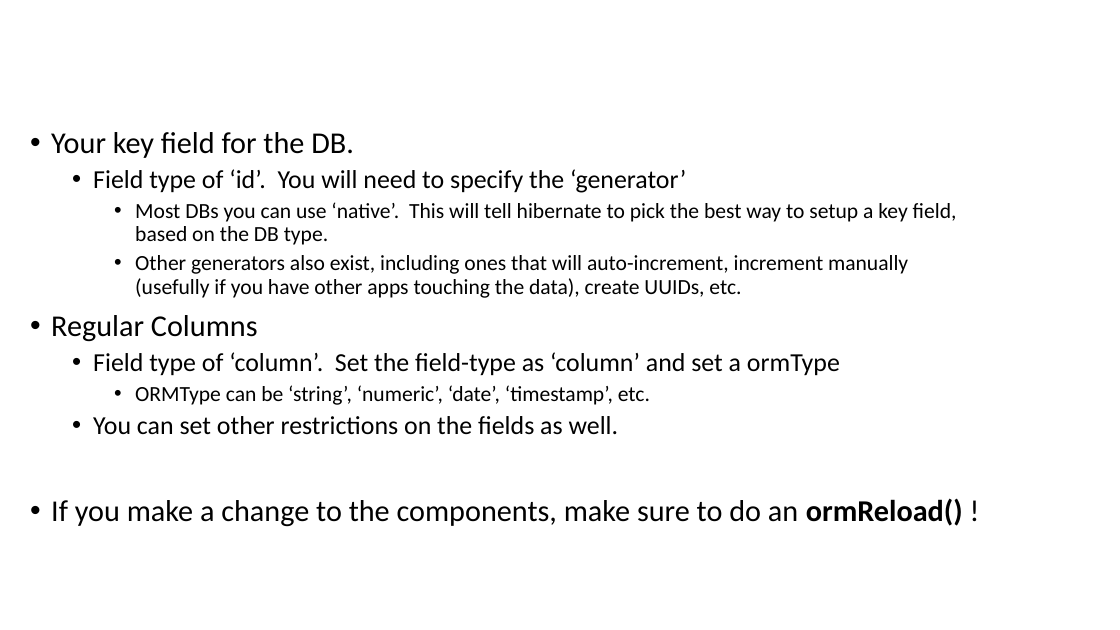
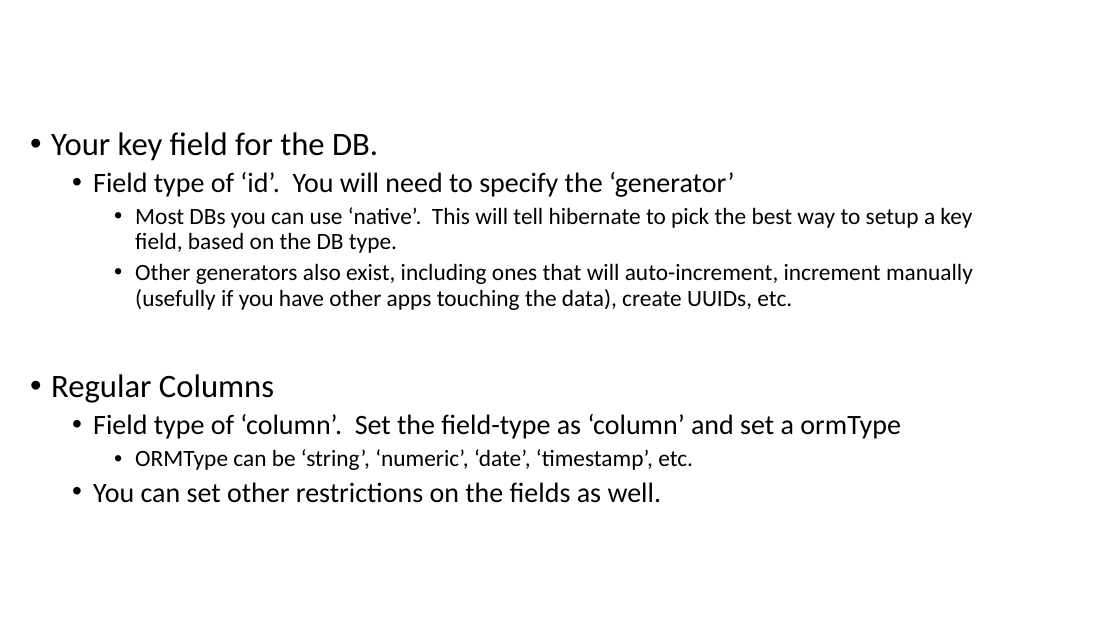
Before and after one commit to quetwo/orm-preso, a slide deck: slide 13 of Using ColdFusion ORM.pptx (slide 11 before the commit). Drawn at 1120x630 pixels with LibreOffice and Linux fonts; fonts in the diff are those of the drawing; background and template pictures are left out. Boxes give left, top, right and bottom in pixels: in the first picture for what was removed or moved away, otherwise in the second. Text is boxed around its words. In the diff, an @@ line names an element or a change of style, - is before the commit and + after.

```diff
--- a/Using ColdFusion ORM.pptx
+++ b/Using ColdFusion ORM.pptx
@@ text "Your key field for the ..." at (x1=51, y1=132, x2=973, y2=503): size 25.9 to 28 pt in "Your key field for the DB.", "Regular Columns"; size 22.2 to 24 pt in "Field type of ‘id’. You will need ...", "Field type of ‘column’. Set the field-type ...", "You can set other restrictions on the ..."; size 18.5 to 20 pt in "Most DBs you can use ‘native’. This ...", "Other generators also exist, including ones that ...", "ORMType can be ‘string’, ‘numeric’, ‘date’, ‘timestamp’, ..." @@
@@ text at (x1=51, y1=498, x2=963, y2=527): paragraph removed @@
-• If you make a change to the components, make sure to do an ormReload() !
```
Also in this commit, not shown: 5 other slides changed, 8 slides added, 1 other file.
